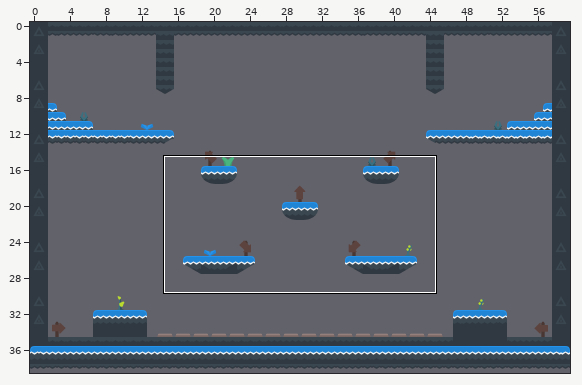
A Tiled map gets an edit: ProyectosHito3/KOTJ_hito_Presentacion/resources/mapas/mapaCueva.tmx. The first picture is a wide view before the edit; the outline marks the close-up.
Close-up. Before the commit:
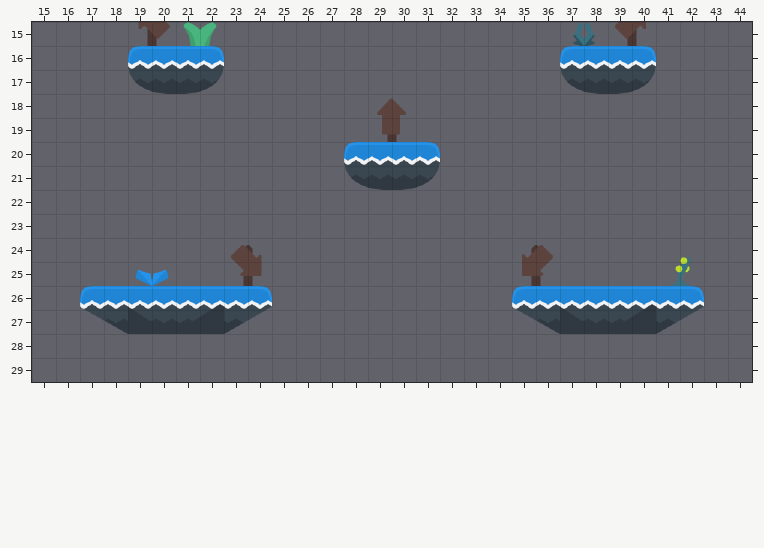
Cells are 32x32 px. Shown: x 15..44, y 15..29.
The same view after the edit:
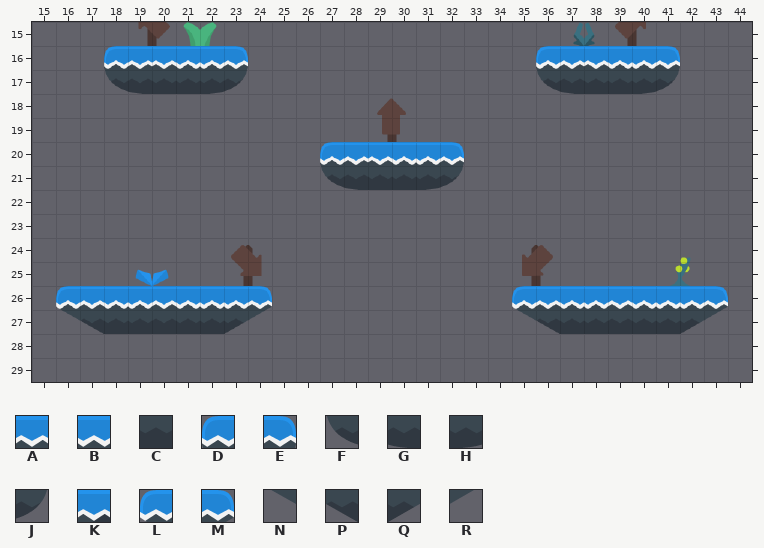
Key: from "tilesheet_complete": A 531, B 532, C 574, D 630, E 633, F 674, G 675, H 676, J 677, K 717, L 718, M 721, N 762, P 763, Q 764, R 765.
_ is an empty cell.
Change:
Layer "Escenario":
Tile A replaces tile B in row 26 at x 39.
Tile A replaces tile D in row 16 at x 19 and 37; in row 20 at x 28.
Tile A replaces tile L in row 26 at x 17.
Tile B replaces tile A in row 26 at x 18 and 38.
Tile B replaces tile E in row 16 at x 22 and 40; in row 20 at x 31.
Tile B replaces tile K in row 26 at x 22 and 40.
Tile B replaces tile M in row 26 at x 42.
Tile C replaces tile G in row 17 at x 20 and 38; in row 21 at x 29.
Tile C replaces tile H in row 17 at x 21 and 39; in row 21 at x 30.
Tile C replaces tile P in row 27 at x 18.
Tile C replaces tile Q in row 27 at x 41.
Tile D is added in row 16 at x 18 and 36; in row 20 at x 27.
Tile E is added in row 16 at x 23 and 41; in row 20 at x 32.
Tile F is added in row 17 at x 18 and 36; in row 21 at x 27.
Tile G replaces tile F in row 17 at x 19 and 37; in row 21 at x 28.
Tile H replaces tile J in row 17 at x 22 and 40; in row 21 at x 31.
Tile J is added in row 17 at x 23 and 41; in row 21 at x 32.
Tile L is added in row 26 at x 16.
Tile M is added in row 26 at x 43.
Tile N is added in row 27 at x 16.
Tile P replaces tile N in row 27 at x 17.
Tile Q replaces tile R in row 27 at x 42.
Tile R is added in row 27 at x 43.
